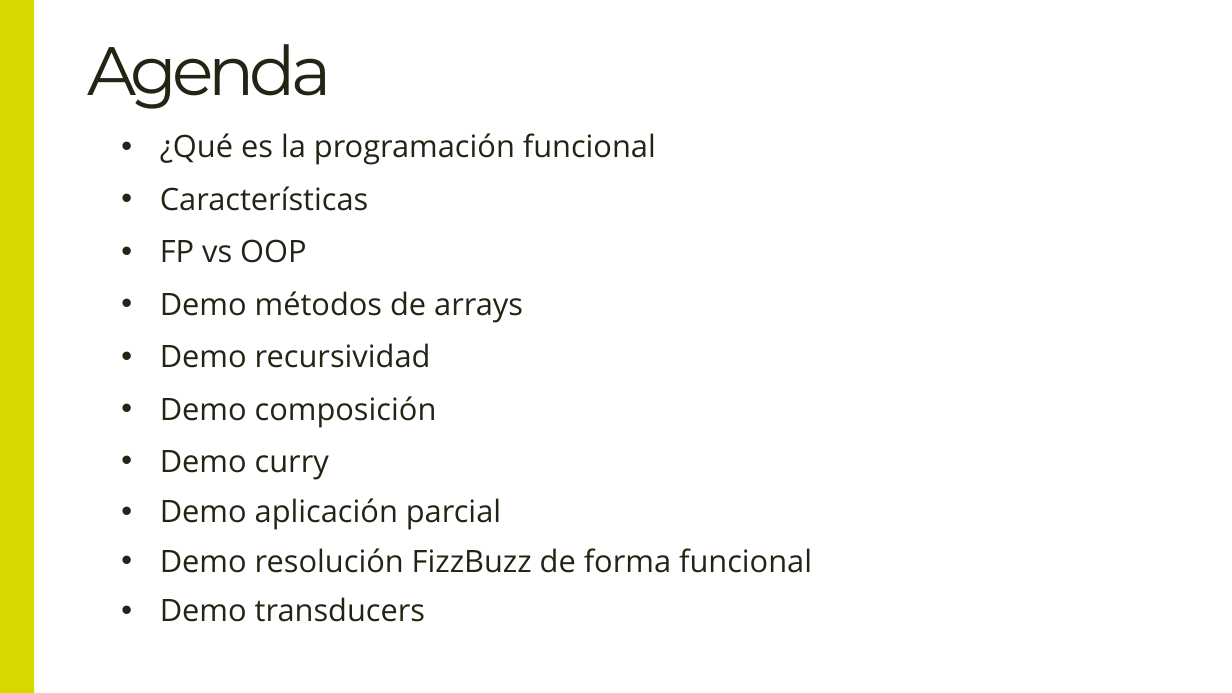
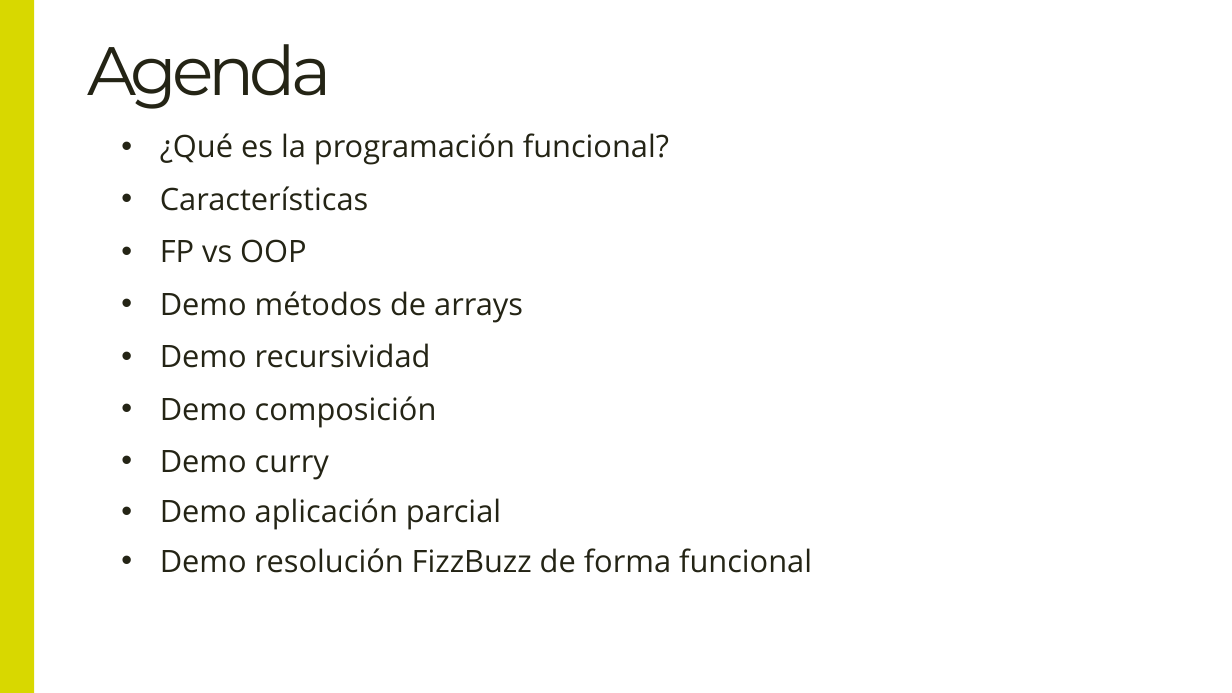
Before and after one commit to Lemoncode/language-sessions, a slide deck: slide 14 of 00 teoría/Language Sessions.pptx (slide 11 before the commit). Drawn at 1232x693 pixels with LibreOffice and Linux fonts; fonts in the diff are those of the drawing. Boxes give left, top, right and bottom in pixels: in the first picture for what was removed or moved away, otherwise in the second. Text is boxed around its words. In the diff, an @@ line names an element or a change of style, - is before the commit and + after.

```diff
--- a/00 teoría/Language Sessions.pptx
+++ b/00 teoría/Language Sessions.pptx
@@ text at (160, 133, 669, 165): text changed @@
-• ¿Qué es la programación funcional
+• ¿Qué es la programación funcional?
@@ text removed at (160, 597, 425, 622) @@
-• Demo transducers
```
Also in this commit, not shown: 2 other slides changed, 4 slides added, 13 other files.
